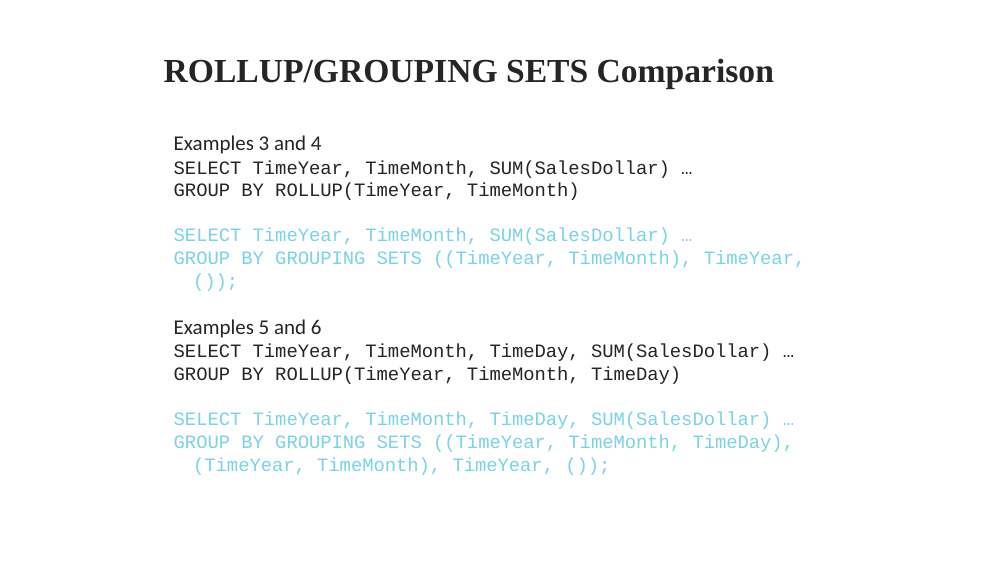
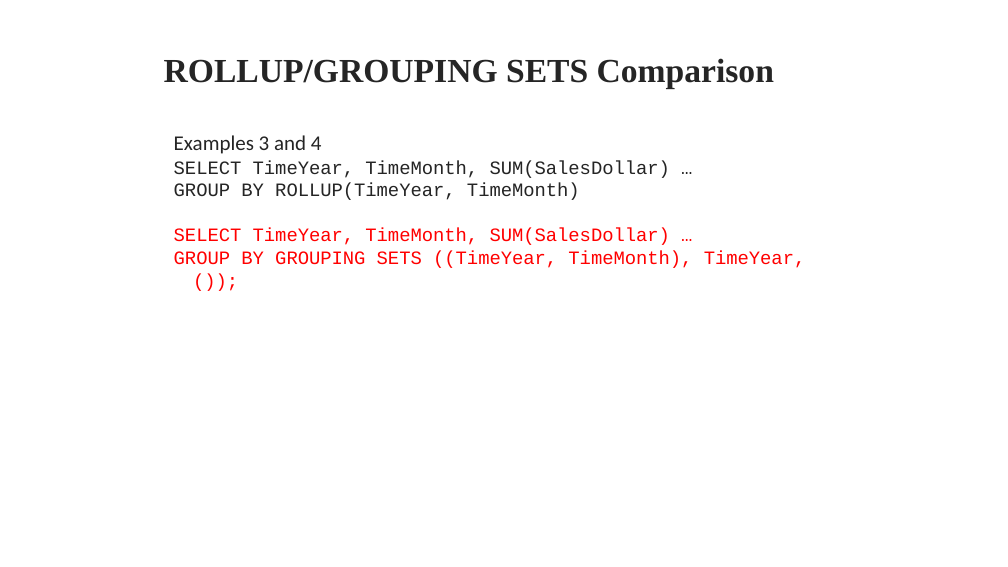
Before and after one commit to Monosakkarider/USN, a slide deck: slide 59 of BID3000/5Forelesning180923/Lecture 5 Query Formulation for Data Warehouses Part 1 V2.pptx. Drawn at 1008x567 pixels with LibreOffice and Linux fonts; fonts in the diff are those of the drawing; background and template pictures are left out. Boxes give left, top, right and bottom in pixels: in the first picture for what was removed or moved away, otherwise in the second. Text is boxed around its words. In the diff, an @@ line names an element or a change of style, - is before the commit and + after.

```diff
--- a/BID3000/5Forelesning180923/Lecture 5 Query Formulation for Data Warehouses Part 1 V2.pptx
+++ b/BID3000/5Forelesning180923/Lecture 5 Query Formulation for Data Warehouses Part 1 V2.pptx
@@ text at (174, 228, 806, 268): text colour #7AD3E6 to #FF0000 in "SELECT TimeYear, TimeMonth, SUM(SalesDollar) …", "GROUP BY GROUPING SETS ((TimeYear, TimeMonth), TimeYear, ..." @@
@@ text at (174, 319, 795, 475): paragraphs removed @@
-Examples 5 and 6
-SELECT TimeYear, TimeMonth, TimeDay, SUM(SalesDollar) …
-GROUP BY ROLLUP(TimeYear, TimeMonth, TimeDay)
-SELECT TimeYear, TimeMonth, TimeDay, SUM(SalesDollar) …
-GROUP BY GROUPING SETS ((TimeYear, TimeMonth, TimeDay), (TimeYear, TimeMonth), TimeYear, ());
```
Also in this commit, not shown: 19 other slides changed, 9 slides added, 1 slide removed, 46 other files.
